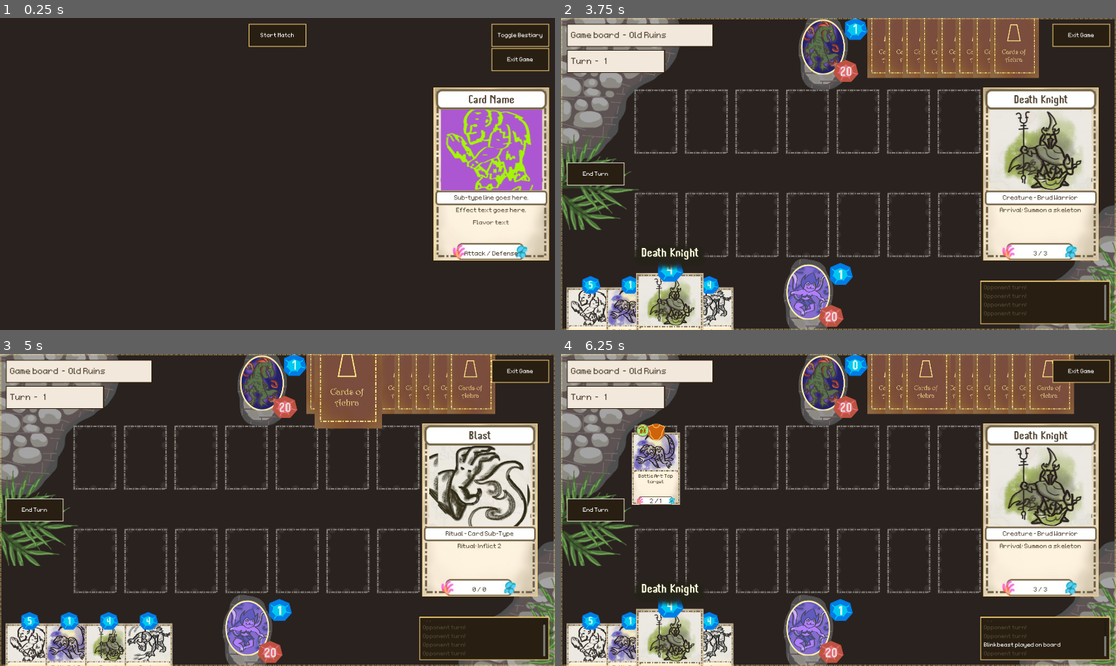
Above: before the commit, frames 1-4 (two rows, left to right).
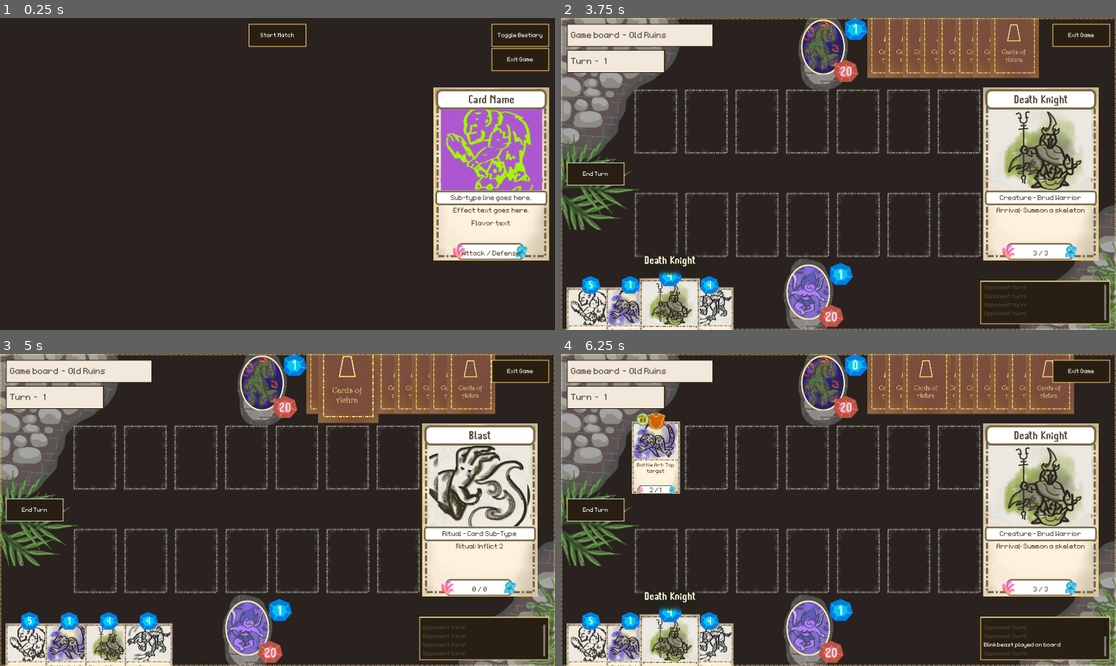
Above: after the commit, the same moments.

Repository: OttoElomaa/Godot-4-Ogre-Card-Game
Game: Godot game, scene res://GameScenes/MainMenu.tscn
Same seed, same stepped clock (60 frames per second), same inputs: the game is played once before the commit and once after it.
Inputs (mouse positions are in pixels of both pictures, inside the frame that each line leads up to):
- Up to frame 1 (0.25 s): no input
- Up to frame 2 (3.75 s): click (838, 36) at 0.5 s; click (594, 174) at 1.25 s; tap Enter at 2, 3.5 s; drag from (588, 323) to (827, 49) at 2.02 s; tap Space at 2.75 s; drag from (627, 323) to (827, 49) at 2.77 s; move the mouse to (672, 323) at 3.52 s; hold Up (ui_up) from 3.53 s (still down); tap Mouse wheel down (scrollDown) at 3.6 s; click (672, 323) at 3.67 s
- Up to frame 3 (5 s): release Up (ui_up) at 4.25 s; tap Space at 4.25 s; drag from (149, 659) to (333, 378) at 4.27 s
- Up to frame 4 (6.25 s): tap Enter at 5 s; drag from (894, 378) to (672, 659) at 5.02 s; tap Space at 5.75 s; drag from (910, 378) to (672, 659) at 5.77 s

The runs differ from the first frame. In frame 1, 0.4% of the frame differs, in the area x 81-96%, y 56-77%; in frame 2, 2.1%; in frame 3, 0.9%; in frame 4, 4.0%, in the area x 9-95%, y 18-100%.
Error after the commit: Attempt to call function 'hide' in base 'null instance' on a null instance. (res://Cards/card.gd:310)

Commit message:
Small/Visual - Card: Made effect label wider, font a bit bigger. Removed passive icon and frame

Diff:
--- a/Cards/card.gd
+++ b/Cards/card.gd
@@ -322,9 +322,7 @@
 func statesPassive():
 	actionState = CardActionStates.PASSIVE
 	stateHandler.get_node("ActiveIcon").hide()
-	stateHandler.get_node("ActionStateFrame").hide()
-
-	stateHandler.get_node("PassiveIcon").hide()
+
 
 	#### POSITION AS INDICATOR
 	position.y = mySlot.position.y
@@ -334,7 +332,7 @@
 	actionState = CardActionStates.INERT
 	var s = $Frontside/ActionState
 	s.get_node("ActiveIcon").hide()
-	s.get_node("PassiveIcon").hide()
+
 
 
 func statesDestroy():
--- a/Cards/card.tscn
+++ b/Cards/card.tscn
@@ -15,8 +15,6 @@
 [ext_resource type="Texture2D" uid="uid://mnmcpj4cb26w" path="res://Art/CardComponents/card-background-texture-V4.jpg" id="6_lcq1x"]
 [ext_resource type="LabelSettings" uid="uid://bujre4bd418t" path="res://Fonts/LabelSetHeaderMana.tres" id="6_u70hd"]
 [ext_resource type="Script" uid="uid://cwcen3irknv0t" path="res://CardScriptsAndComponents/effectScriptConditionsChecker.gd" id="7_5riqg"]
-[ext_resource type="Texture2D" uid="uid://cq6ndvj18kyn0" path="res://Art/CardComponents/card-action-state-indicator-frame-texture-V2.png" id="8_cvyu6"]
-[ext_resource type="Texture2D" uid="uid://ddt6oiu5vk81d" path="res://Art/CardComponents/card-action-state-indicator-texture-passive.png" id="8_gi0db"]
 [ext_resource type="Texture2D" uid="uid://c6fbvpdul76bl" path="res://Art/CardComponents/card-action-state-indicator-texture-traveling-V2.png" id="9_gi0db"]
 [ext_resource type="Texture2D" uid="uid://c4ti1m63bwec" path="res://Art/CardComponents/card-name-background-shadow.png" id="9_i3xqw"]
 [ext_resource type="LabelSettings" uid="uid://ckmjo8jpsxoud" path="res://Fonts/LabelSet-Header-OffWhiteYellow50.tres" id="9_l781d"]
@@ -360,18 +358,13 @@
 scale = Vector2(1.2, 1.2)
 texture = ExtResource("16_8geja")
 
-[node name="PassiveIcon" type="Sprite2D" parent="Frontside/ActionState"]
-texture = ExtResource("8_gi0db")
-
 [node name="TravelingIcon" type="Sprite2D" parent="Frontside/ActionState"]
 scale = Vector2(0.9, 0.9)
 texture = ExtResource("9_gi0db")
 offset = Vector2(-110, -10)
 
-[node name="ActionStateFrame" type="Sprite2D" parent="Frontside/ActionState"]
-texture = ExtResource("8_cvyu6")
-
 [node name="EffectsLabel" type="Label" parent="Frontside"]
+custom_minimum_size = Vector2(200, 0)
 anchors_preset = 8
 anchor_left = 0.5
 anchor_top = 0.5
--- a/Fonts/LabelSetSmallBrownCardText.tres
+++ b/Fonts/LabelSetSmallBrownCardText.tres
@@ -4,5 +4,5 @@
 
 [resource]
 font = ExtResource("1_sr6ye")
-font_size = 35
+font_size = 38
 font_color = Color(0.322783, 0.27264, 0.205567, 1)
--- a/GameScenes/cards_manager.gd
+++ b/GameScenes/cards_manager.gd
@@ -7,7 +7,7 @@
 var STARTING_HAND_SIZE := 4
 
 var CARD_NORMAL_SCALE := Vector2(1,1)
-var CARD_HIGHLIGHTED_SCALE := Vector2(1.4, 1.4)
+var CARD_HIGHLIGHTED_SCALE := Vector2(1.25, 1.25)
 
 
 
Not shown: 1 places in Cards/card.tscn that only renumber resources
